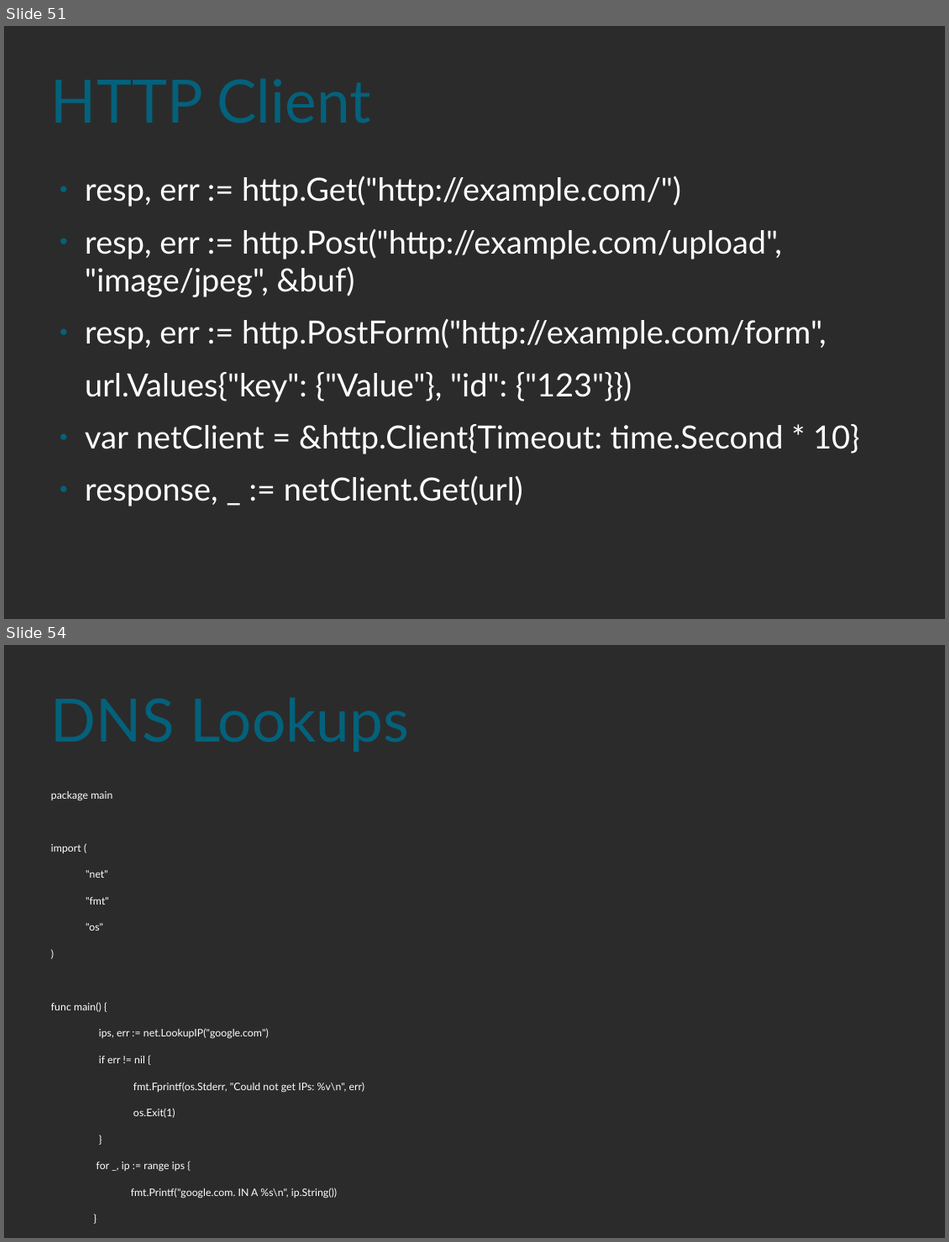
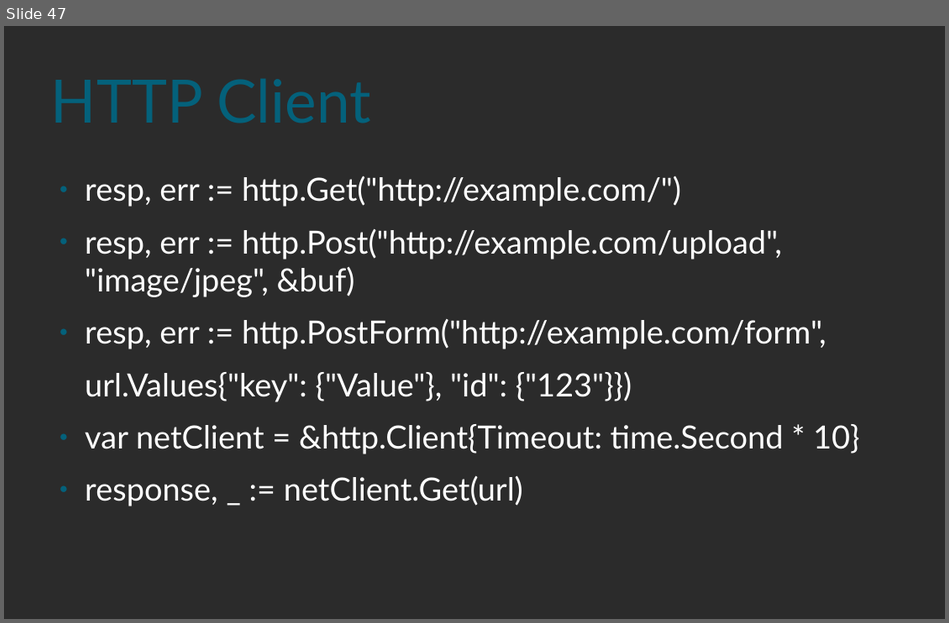
Before and after one commit to rif/gointro, a slide deck: Golang.odp. Shown one above the other, each under a label of ours: slides 51 and 54 before the commit, slide 47 after it; the slides between them are not shown. The pictures are 949x1242 and 949x623 pixels, drawn with LibreOffice and Linux fonts; fonts in the diff are those of the drawing; background and template pictures are left out; a plain dark background stands for a picture behind light text. Boxes give left, top, right and bottom in pixels: in the first picture for what was removed or moved away, otherwise in the second. Text is boxed around its words. In the diff, an @@ line names an element or a change of style, - is before the commit and + after.

```diff
--- a/Golang.odp
+++ b/Golang.odp
@@ slide 54 removed at (4, 645, 945, 1238), background picture (left out) @@
@@ title removed at (51, 669, 899, 768) @@
-DNS Lookups
@@ text removed at (51, 791, 365, 1199) @@
-package main
-import (
-"net"
-"fmt"
-"os"
-)
-func main() {
-ips, err := net.LookupIP("google.com")
-if err != nil {
-fmt.Fprintf(os.Stderr, "Could not get IPs: %v\n", err)
-os.Exit(1)
-}
-for _, ip := range ips {
-fmt.Printf("google.com. IN A %s\n", ip.String())
-}
-}
@@ what was slide 51 is now slide 47 @@
```
Also in this commit, not shown: 1 slide changed, 12 other slides removed.
